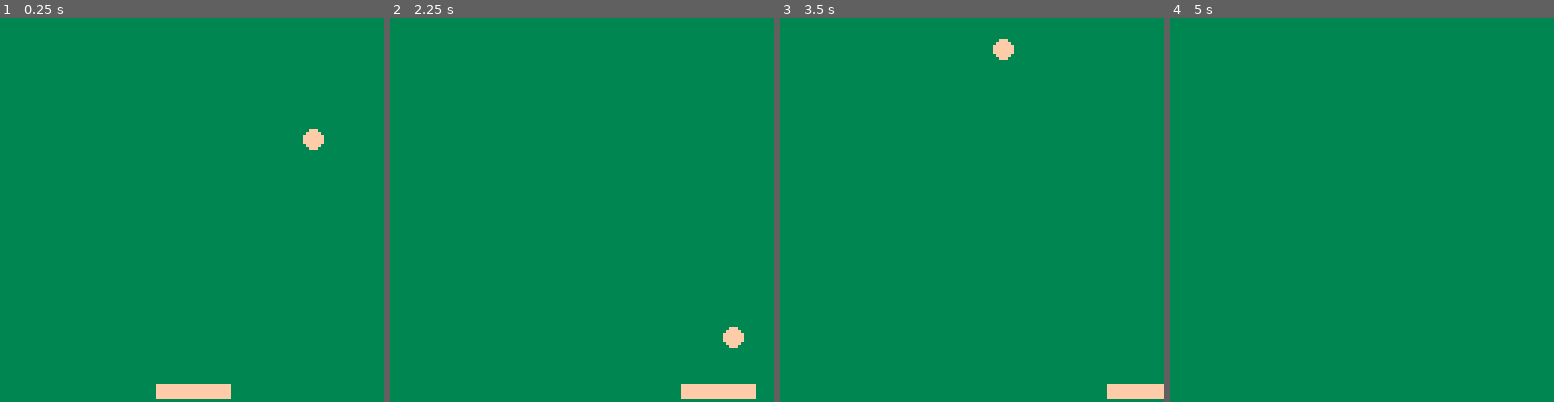
Above: before the commit, frames 1-4 (left to right).
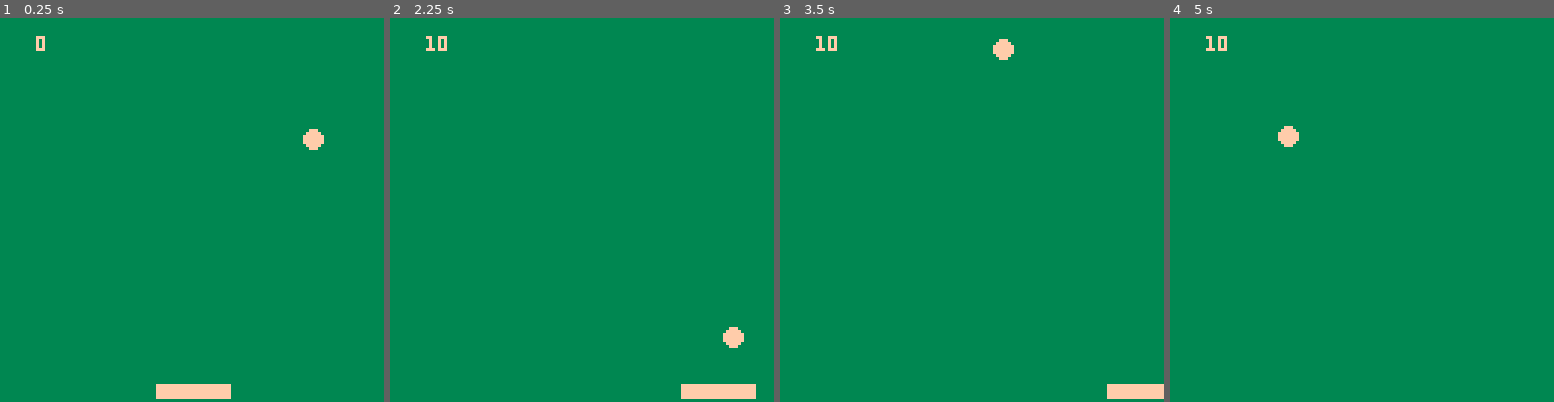
Above: after the commit, the same moments.

Repository: jlbeard84/pico8-pong
Game: PICO-8 cartridge pong-test.p8
The game is run twice, just before and just after one commit, with the same random seed, the same clock (stepped at 60 frames per second) and the same inputs.
Inputs:
- Up to frame 1 (0.25 s): no input
- Up to frame 2 (2.25 s): hold Right 1.6-2.1 s
- Up to frame 3 (3.5 s): hold Right 2.47-3.03 s; hold Left from 3.08 s (still down)
- Up to frame 4 (5 s): release Left at 3.58 s; hold Right 4.02-4.68 s

The runs differ from the first frame. In frame 1, less than 0.1% of the frame differs, in the area x 9-12%, y 4-9%; in frame 2, 0.1%; in frame 3, 0.1%; in frame 4, 0.3%, in the area x 9-34%, y 4-34%.

Commit message:
Added scoring

Diff:
--- a/pong-test.p8
+++ b/pong-test.p8
@@ -1,6 +1,10 @@
 pico-8 cartridge // http://www.pico-8.com
 version 15
 __lua__
+--game
+score=0
+scoremultiplier=10
+
 --paddle
 padx=52
 pady=122
@@ -48,6 +52,7 @@
     bally>pady then
 
     sfx(0)
+    score+=scoremultiplier
     ballydir=-ballydir
  end
 end
@@ -57,16 +62,27 @@
  bally+=ballydir
 end
 
+function losedeadball()
+ if bally>128 then
+  sfx(2)
+  bally=24
+ end
+end
+
 function _update()
  movepaddle()
  bounceball()
  bouncepaddle()
  moveball()
+ losedeadball()
 end
 
 function _draw()
  --clear screen
  rectfill(0,0,128,128,3)
+
+ --draw score
+ print(score,12,6,15)
 
  --draw paddle
  rectfill(padx,pady,padx+padw,pady+padh,15)
Not shown, changed: the sound effects (__sfx__) section of pong-test.p8
